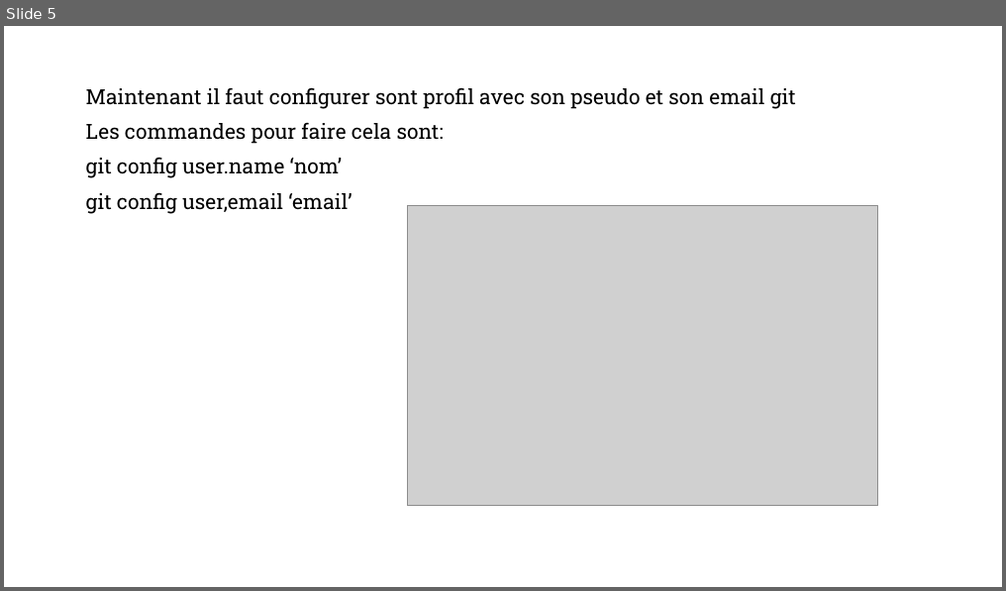
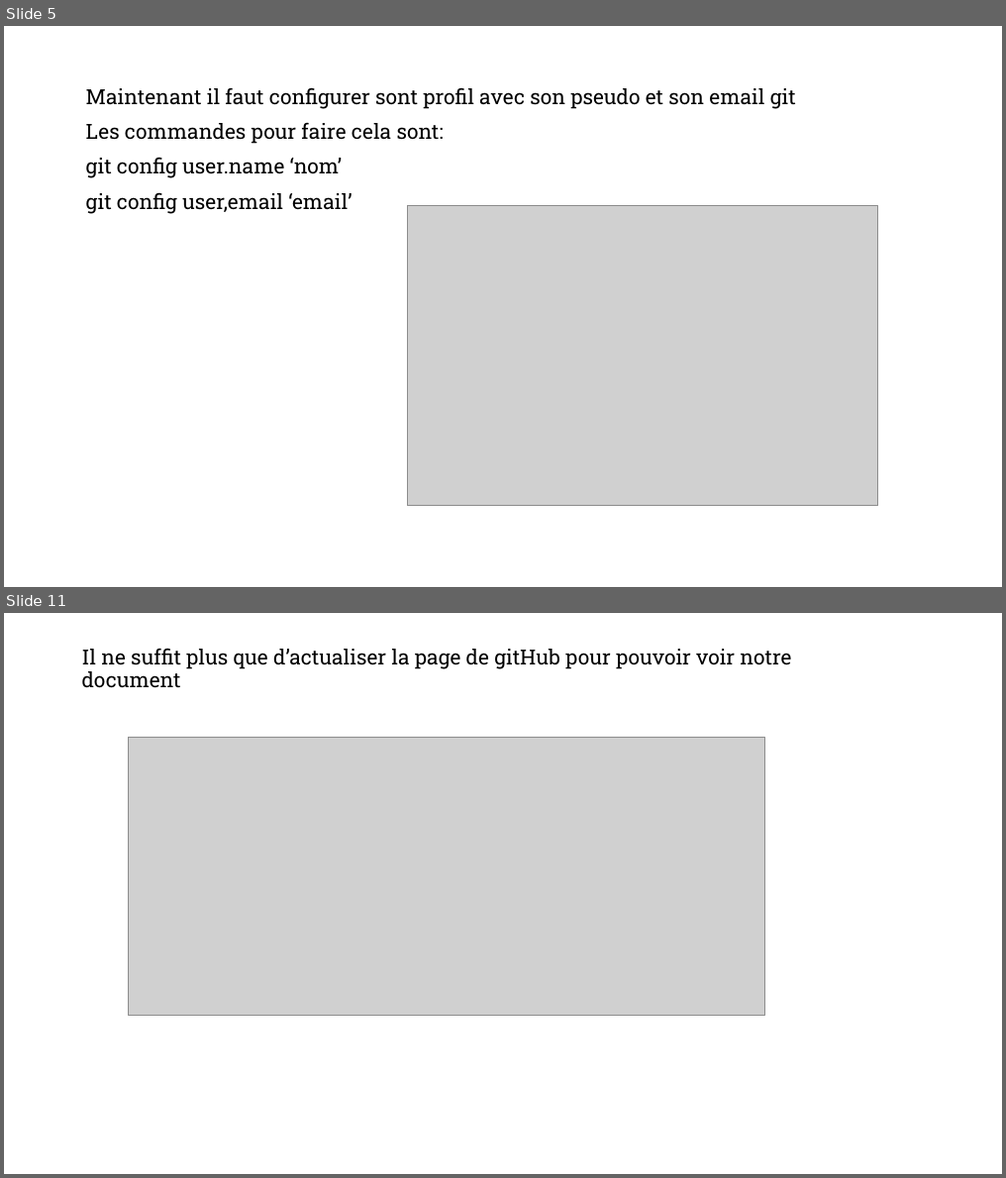
Before and after one commit to Nialee37/tutoGit, a slide deck: tutoGit.pptx. Shown one above the other, each under a label of ours: slide 5 before the commit, slides 5 and 11 after it; the slides between them are not shown. The pictures are 1006x591 and 1006x1178 pixels, drawn with LibreOffice and Linux fonts; fonts in the diff are those of the drawing; grey boxes stand for pictures; background and template pictures are left out. Boxes give left, top, right and bottom in pixels: in the first picture for what was removed or moved away, otherwise in the second. Text is boxed around its words. In the diff, an @@ line names an element or a change of style, - is before the commit and + after.

```diff
--- a/tutoGit.pptx
+++ b/tutoGit.pptx
@@ slide 11 added at bbox=[4, 613, 1002, 1174], background #FFFFFF; not listed: 1 template element that a slide beside it also shows @@
@@ text added at bbox=[82, 648, 791, 688], 20 pt, text #000000 @@
+Il ne suffit plus que d’actualiser la page de gitHub pour pouvoir voir notre document
@@ picture added at bbox=[129, 738, 765, 1015] @@
```
Also in this commit, not shown: 1 slide changed, 7 other slides added, 1 other file.
